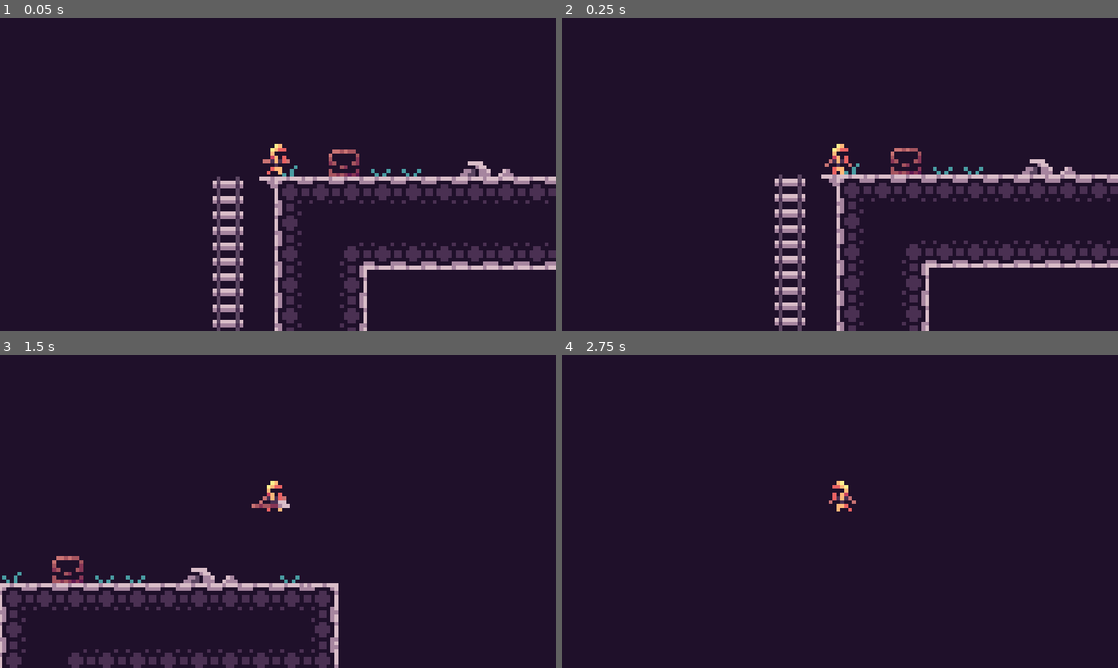
Above: before the commit, frames 1-4 (two rows, left to right).
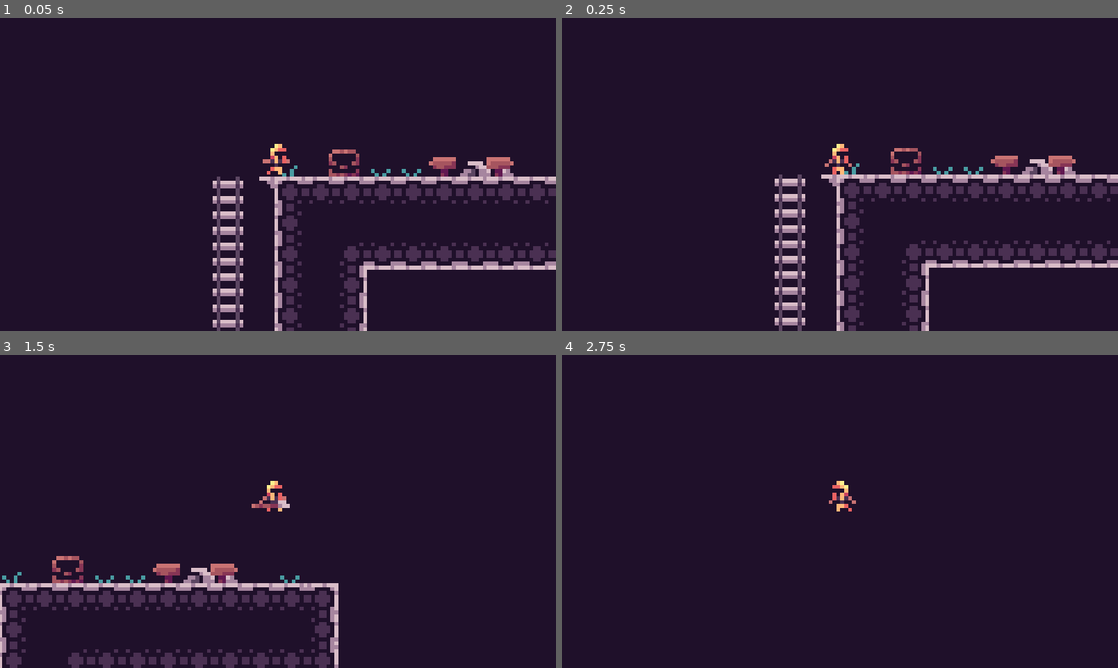
Above: after the commit, the same moments.

Repository: kjardine00/MetroidvaniaPuzzleGame
Game: Godot game, scene res://RoomBuilder/room_template.tscn
Two runs of this game, one before a commit and one after it. Both use one fixed random seed, a clock stepped at 60 frames per second and the inputs below. The project has no main scene, so this scene is started directly.
Inputs:
- Up to frame 1 (0.05 s): no input
- Up to frame 2 (0.25 s): no input
- Up to frame 3 (1.5 s): tap Enter at 0.5 s; hold F (interact) 0.53-1.28 s; hold D (move_right) from 0.53 s (still down); tap K (jump) at 0.77 s; tap J (attack) at 1.35 s
- Up to frame 4 (2.75 s): tap K (jump) at 1.52 s; tap F (interact) at 1.55 s; release D (move_right) at 2.03 s; hold A (move_left) from 2.03 s (still down); hold F (interact) from 2.03 s (still down)

The runs differ from the first frame. In frame 1, 0.4% of the frame differs, in the area x 77-93%, y 44-51%; in frame 2, 0.4%; in frame 3, 0.4%, in the area x 27-43%, y 66-73%; in frame 4, nothing differs.

Commit message:
feat: signs are kinda done, I need to build a dialogue manager now

Diff:
--- /dev/null
+++ b/RoomBuilder/Props/sign.tscn
@@ -0,0 +1,19 @@
+[gd_scene load_steps=4 format=3 uid="uid://cqgyxa8mdnf33"]
+
+[ext_resource type="Script" uid="uid://fxeuayotx0ob" path="res://Scripts/RoomProps/sign.gd" id="1_wuacy"]
+[ext_resource type="Texture2D" uid="uid://bbhyy6ffpsitn" path="res://Assets/RoomProps/sign.png" id="2_co4ni"]
+[ext_resource type="PackedScene" uid="uid://c5b11oiw0njdd" path="res://Components/Interaction/interact_comp.tscn" id="3_e12pl"]
+
+[node name="Sign" type="Node2D" node_paths=PackedStringArray("sprite", "interact_comp")]
+script = ExtResource("1_wuacy")
+sprite = NodePath("Sprite2D")
+interact_comp = NodePath("InteractComp")
+
+[node name="Sprite2D" type="Sprite2D" parent="."]
+position = Vector2(0, -4)
+texture = ExtResource("2_co4ni")
+region_enabled = true
+region_rect = Rect2(0, 0, 8, 8)
+
+[node name="InteractComp" parent="." instance=ExtResource("3_e12pl")]
+position = Vector2(0, -4)
--- a/RoomBuilder/room_template.tscn
+++ b/RoomBuilder/room_template.tscn
@@ -15,6 +15,7 @@
 [ext_resource type="PackedScene" uid="uid://coumo7hfvuk6k" path="res://RoomBuilder/Collectables/heart.tscn" id="9_qs5hl"]
 [ext_resource type="PackedScene" uid="uid://phh7e8bjne61" path="res://RoomBuilder/Collectables/key.tscn" id="10_66x8i"]
 [ext_resource type="PackedScene" uid="uid://x2mprgj6rmlr" path="res://RoomBuilder/Props/chest.tscn" id="15_if1qa"]
+[ext_resource type="PackedScene" uid="uid://cqgyxa8mdnf33" path="res://RoomBuilder/Props/sign.tscn" id="16_g1rub"]
 
 [sub_resource type="TileSetAtlasSource" id="TileSetAtlasSource_2q2q1"]
 texture = ExtResource("1_qrvls")
@@ -61,10 +62,6 @@
 shape = SubResource("RectangleShape2D_if1qa")
 debug_color = Color(0, 0.622052, 0.549286, 0.42)
 
-[node name="Player2" parent="." instance=ExtResource("4_lkh77")]
-position = Vector2(241, 47)
-stats = SubResource("Resource_dh8px")
-
 [node name="Coin" parent="." instance=ExtResource("7_vcggs")]
 position = Vector2(64, 72)
 
@@ -89,3 +86,14 @@
 [node name="Chest" parent="." instance=ExtResource("15_if1qa")]
 position = Vector2(258, 48)
 contents = Array[PackedScene]([])
+
+[node name="Sign" parent="." instance=ExtResource("16_g1rub")]
+position = Vector2(284, 48)
+
+[node name="Sign2" parent="." instance=ExtResource("16_g1rub")]
+position = Vector2(298, 48)
+direction = 1
+
+[node name="Player2" parent="." instance=ExtResource("4_lkh77")]
+position = Vector2(241, 47)
+stats = SubResource("Resource_dh8px")
--- a/Scripts/RoomProps/chest.gd
+++ b/Scripts/RoomProps/chest.gd
@@ -16,7 +16,7 @@
 	interact_comp.queue_free()
 
 func spawn_contents() -> void:
-	print_debug("[Chest] Spawning contents")
+	##REVISIT: I want to spawn the items kinda a bounce out of the chest in a spread.
 	for content in contents:
 		var instance = content.instantiate()
 		instance.global_position = global_position
--- /dev/null
+++ b/Scripts/RoomProps/sign.gd
@@ -0,0 +1,19 @@
+extends Node2D
+
+enum DIRECTION { LEFT, RIGHT }
+@export var direction : DIRECTION = DIRECTION.LEFT
+
+@export var sprite : Sprite2D
+@export var interact_comp : InteractComponent
+
+func _ready() -> void:
+    match direction:
+        DIRECTION.LEFT:
+            sprite.region_rect.position.x = 0
+        DIRECTION.RIGHT:
+            sprite.region_rect.position.x = 8
+
+    interact_comp.interact_action.connect(_on_interact_action)
+
+func _on_interact_action(interactor: Player) -> void:
+    print_debug("[Sign] Interacted with by: ", interactor.name)
Binary file added: Assets/RoomProps/sign.png
Not shown, added: Assets/RoomProps/sign.png.import
Not shown: 1 places in RoomBuilder/room_template.tscn that only renumber resources
Not shown, added: Scripts/RoomProps/sign.gd.uid
